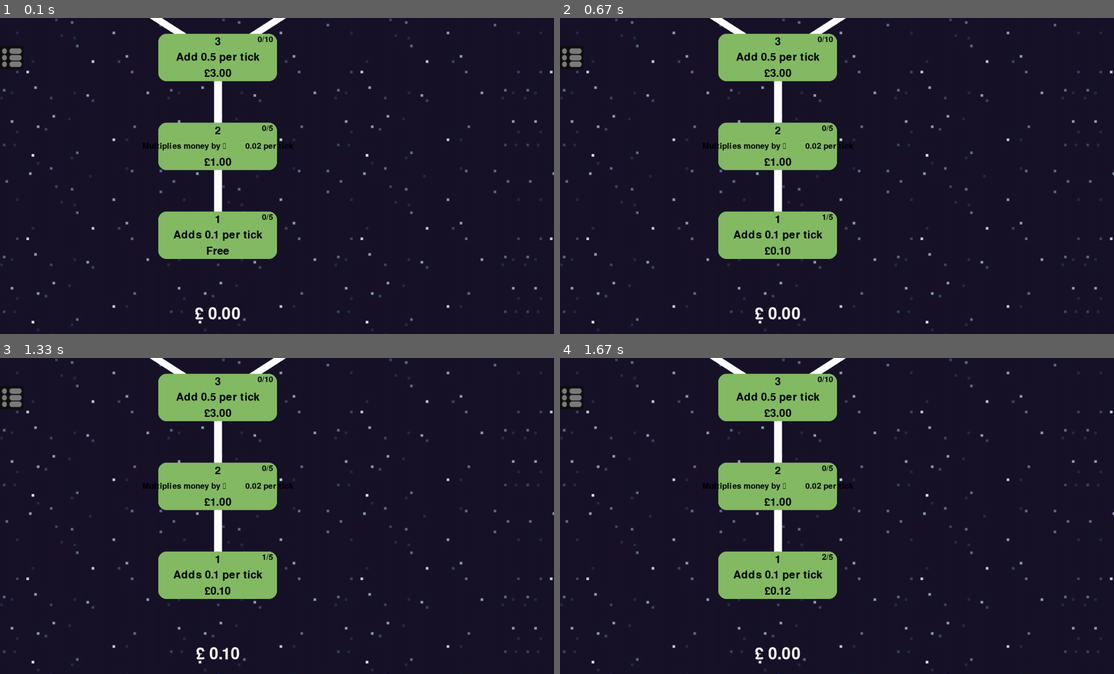
Above: before the commit, frames 1-4 (two rows, left to right).
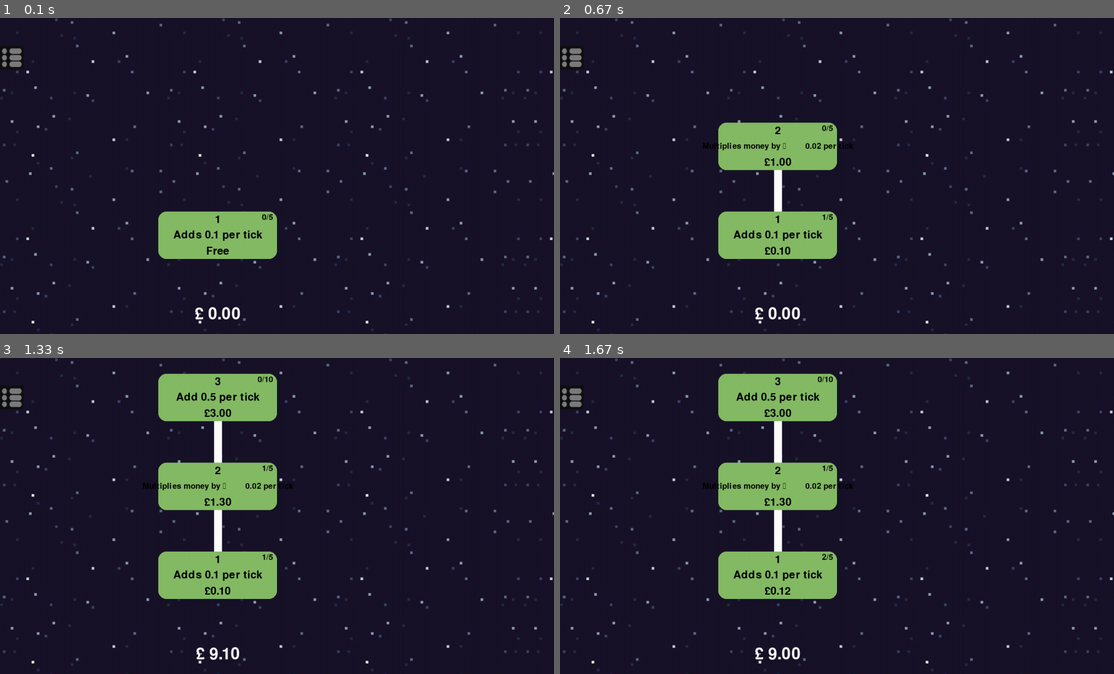
Above: after the commit, the same moments.

Repository: The-Anti/Pygame-Project
Game: pygame game, started from Project/Project.py
Two runs of this game, one before a commit and one after it. Both use one fixed random seed, a clock stepped at 60 frames per second and the inputs below.
Inputs (mouse positions are in pixels of both pictures, inside the frame that each line leads up to):
- Up to frame 1 (0.1 s): no input
- Up to frame 2 (0.67 s): press the mouse at (776, 236) at 0.37 s; move the mouse to (798, 163) at 0.47 s; release the mouse at (814, 90) at 0.6 s
- Up to frame 3 (1.33 s): press the mouse at (216, 484) at 1.2 s; move the mouse to (249, 443) at 1.3 s
- Up to frame 4 (1.67 s): release the mouse at (842, 402) at 1.43 s; press the mouse at (776, 576) at 1.53 s; move the mouse to (792, 553) at 1.63 s

The runs differ from the first frame. In frame 1, 7.1% of the frame differs, in the area x 25-53%, y 0-62%; in frame 2, 3.6%; in frame 3, 0.3%; in frame 4, 0.3%.

Commit message:
Update Project.py

Diff:
--- a/Project/Project.py
+++ b/Project/Project.py
@@ -12,7 +12,8 @@
 
 #abbreviating the money
 millnames = ['',' k',' M',' B',' T',' Qa', ' Qn', ' Sx', ' Sp', ' Oc', ' No', ' De', ' UDe', ' DDe', ' TDe', ' QaDe', ' QnDe', ' SxDe', ' SpDe', ' ODe', ' NDe'
-             ,' Vg', ' UVg', ' DVg', ' TVg', ' QaVg', ' QnVg', ' SxVg', ' SpVg', ' OVg', ' NVg', 'Tg']
+             ,' Vg', ' UVg', ' DVg', ' TVg', ' QaVg', ' QnVg', ' SxVg', ' SpVg', ' OVg', ' NVg', ' Tg', ' UTg', ' DTg', ' TTg', ' QaTg', ' QnTg', ' SxTg', ' SpTg'
+             , ' OTg', ' NTg', ' Qag', ' UQag', ' DQag', ' TQag', ' QaQg', ' QnQag', ' SxQag', ' SpQag', ' OQag', ' NQag', ' Qng']
 
 def millify(n):
     n = float(n)
@@ -57,6 +58,7 @@
 #-----------------------------------------------
 money = 0
 rebirths = 0
+rebirthFlag = False
 tps = 1000
 #-----------------------------------------------
 
@@ -77,7 +79,7 @@
 class button():
     #MAIN BUTTON THINGS
     #w, h, x, y, colour, number, desc, tSize, type, int, price, clicks, price_func
-    def __init__(self, w, h, x, y, colour, number, desc, tSize, type, int, price, clicks, price_func=None):   #All the variables for the button
+    def __init__(self, w, h, x, y, colour, number, desc, tSize, type, int, price, clicks, price_func=None, prevButton = None):   #All the variables for the button
         self.button = pygame.Surface((w,h),pygame.SRCALPHA)
         self.number = number
         self.colour = colour
@@ -98,27 +100,32 @@
         self.clicks = 0     #how many times you clicked
         self.maxClicks = clicks #how many times you can click
         self.clicked = False    #Boolean to check if button is clicked
-        self.flag = False       #Just a flag for threading
+        self.clickFlag = False       #Just a flag for threading
         self.price = price      #Variable for the price tag
         self.price_func = price_func    #Price scaling function
         self.ogPrice = price
+        self.prev = prevButton
+        self.previous = None
+        self.prevFlag = False
+        self.drawFlag = False
 
     def draw_button(self, colour):   #Setting up the variables to draw the button
         if self.clicked == True:
             colour = (83,137,51)
-        pygame.draw.rect(screen, colour, self.buttonRect, border_radius=20)
-
-        self.buttonRect = self.button.get_rect(center = self.pos)
-        screen.blit(self.button, self.buttonRect)
-        self.numberDisplayRect = self.numberDisplay.get_rect(center = (self.buttonRect.centerx, self.buttonRect.centery - 40))
-        screen.blit(self.numberDisplay, self.numberDisplayRect)
-        self.descRect = self.desc.get_rect(center = (self.buttonRect.centerx, self.buttonRect.centery))
-        screen.blit(self.desc, self.descRect)
-        self.draw_price()
-
-        self.upgradeCount = subberText.render(f'{self.clicks}/{self.maxClicks}', True, 'BLACK')
-        self.upgradeCountRect = self.upgradeCount.get_rect(topright = (self.buttonRect.centerx+140, self.buttonRect.centery-55))
-        screen.blit(self.upgradeCount, self.upgradeCountRect)
+
+        if self.drawFlag:
+            pygame.draw.rect(screen, colour, self.buttonRect, border_radius=20)
+            self.buttonRect = self.button.get_rect(center = self.pos)
+            screen.blit(self.button, self.buttonRect)
+            self.numberDisplayRect = self.numberDisplay.get_rect(center = (self.buttonRect.centerx, self.buttonRect.centery - 40))
+            screen.blit(self.numberDisplay, self.numberDisplayRect)
+            self.descRect = self.desc.get_rect(center = (self.buttonRect.centerx, self.buttonRect.centery))
+            screen.blit(self.desc, self.descRect)
+            self.draw_price()
+
+            self.upgradeCount = subberText.render(f'{self.clicks}/{self.maxClicks}', True, 'BLACK')
+            self.upgradeCountRect = self.upgradeCount.get_rect(topright = (self.buttonRect.centerx+140, self.buttonRect.centery-55))
+            screen.blit(self.upgradeCount, self.upgradeCountRect)
 
 
     def draw_price(self):     #Setting up the price box
@@ -134,8 +141,17 @@
     def get_center(self):
         return self.buttonRect.center
 
-    def link(self,y):
-        pygame.draw.line(screen, (255,255,255), self.buttonRect.center, y.get_center(), 20)
+    def getPrev(self):
+        if self.prev == None:
+            self.drawFlag = True
+        elif self.prev != None and len(previousMoneyButtons) != 0:
+            if self.prev in previousMoneyButtons:
+                self.previous = moneyButtons[self.prev-1]
+                self.drawFlag = True
+
+    def link(self):
+        if self.prev != None and self.previous != None:
+            pygame.draw.line(screen, (255,255,255), self.buttonRect.center, self.previous.get_center(), 20)
 
     def setPos(self):
         self.pos = pygame.Vector2(self.startingpos)
@@ -158,18 +174,23 @@
         if self.buttonRect.collidepoint(mousepos) and self.clicked == False and money >= self.price:    #If mouse is over a button, you can click it and you have enough money then...
             if self.clicks == (self.maxClicks - 1):
                 self.clicked = True     #Sets the clicked value to true and turns flag on
-            self.flag = True
+            self.clickFlag = True
             money -= self.price
             self.clicks += 1
+            self.prevFlag = True
+            if self.clicks == 1 and self.prevFlag == True:
+                previousMoneyButtons.append(self.number)
+
             if self.price_func:
                 self.price = round(self.price_func(self.price, self.clicks), 2)
+            return self.button
 
 
     def moneyIncrement(self):   #Used in the threading, just increases the money by a set amount
         global money
         global tps
         while True:
-            if self.flag == True:   #When button has been pressed
+            if self.clickFlag == True:   #When button has been pressed
                 if self.type == 'add':  #If its additive then add money by the value
                     money += round(self.clicks * self.int,4)
                 if self.type == 'mult': #If its multiplicitive then multiply money by the value
@@ -181,7 +202,7 @@
     def resetButton(self):
         self.clicks = 0
         self.clicked = False
-        self.flag = False
+        self.clickflag = False
         self.price = self.ogPrice    #MAIN BUTTON THINGS
 #----------------------------------------------------------------------------------------------------------------------
 
@@ -218,37 +239,35 @@
 #REBIRTH BUTTON CLASS (inheriting the button class)
 #-------------------------------------------------------------------------------
 class rButton(button):
-    def __init__(self, w, h, x, y, colour, number, desc, tSize, type, int, price, clicks, price_func=None):   #All the variables for the button
-        super().__init__(w, h, x, y, colour, number,desc, tSize, type, int, price, clicks, price_func)
+    def __init__(self, w, h, x, y, colour, number, desc, tSize, type, int, price, clicks, price_func=None, prevButton = None):   #All the variables for the button
+        super().__init__(w, h, x, y, colour, number,desc, tSize, type, int, price, clicks, price_func, prevButton)
         self.tick_upgrade_purchased = False
+        self.numberDisplay = subText.render(f'г{number}', True, 'Black')
 
     def draw_button(self, colour):   #Setting up the variables to draw the button
         if self.clicked == True:
             colour = (205, 124, 16)
-        pygame.draw.rect(screen, colour, self.buttonRect, border_radius=20)
-
-        self.buttonRect = self.button.get_rect(center = self.pos)
-        screen.blit(self.button, self.buttonRect)
-        self.numberDisplayRect = self.numberDisplay.get_rect(center = (self.buttonRect.centerx, self.buttonRect.centery - 40))
-        screen.blit(self.numberDisplay, self.numberDisplayRect)
-        self.descRect = self.desc.get_rect(center = (self.buttonRect.centerx, self.buttonRect.centery))
-        screen.blit(self.desc, self.descRect)
-        self.draw_price()
-
-        # self.upgradeCount = subberText.render(f'{self.clicks}/{self.maxClicks}', True, 'BLACK')
-        # self.upgradeCountRect = self.upgradeCount.get_rect(topright = (self.buttonRect.centerx+140, self.buttonRect.centery-55))
-        # screen.blit(self.upgradeCount, self.upgradeCountRect)
-
-        global rebirths
-        if self.type == 'rebirth':  #If its the rebirth button
-            if money / self.price >= 0.5:         #if you have enough for the rebirth
-                self.rebirthCount = subberText.render(f'{millify(pow((money/self.price), 0.95))}', True, 'BLACK')       #displays how much you will get from it
-                self.rebirthCountRect = self.rebirthCount.get_rect(topright = (self.buttonRect.centerx+140, self.buttonRect.centery-55))
-                screen.blit(self.rebirthCount, self.rebirthCountRect)
-        else:   #if its a rebirth upgrade button
-            self.upgradeCount = subberText.render(f'{self.clicks}/{self.maxClicks}', True, 'BLACK')     #display how many times u can upgrade it
-            self.upgradeCountRect = self.upgradeCount.get_rect(topright = (self.buttonRect.centerx+140, self.buttonRect.centery-55))
-            screen.blit(self.upgradeCount, self.upgradeCountRect)
+
+        if self.drawFlag:
+            pygame.draw.rect(screen, colour, self.buttonRect, border_radius=20)
+            self.buttonRect = self.button.get_rect(center = self.pos)
+            screen.blit(self.button, self.buttonRect)
+            self.numberDisplayRect = self.numberDisplay.get_rect(center = (self.buttonRect.centerx, self.buttonRect.centery - 40))
+            screen.blit(self.numberDisplay, self.numberDisplayRect)
+            self.descRect = self.desc.get_rect(center = (self.buttonRect.centerx, self.buttonRect.centery))
+            screen.blit(self.desc, self.descRect)
+            self.draw_price()
+
+            global rebirths
+            if self.type == 'rebirth':  #If its the rebirth button
+                if money / self.price >= 0.5:         #if you have enough for the rebirth
+                    self.rebirthCount = subberText.render(f'{millify(pow((money/self.price), 0.95))}', True, 'BLACK')       #displays how much you will get from it
+                    self.rebirthCountRect = self.rebirthCount.get_rect(topright = (self.buttonRect.centerx+140, self.buttonRect.centery-55))
+                    screen.blit(self.rebirthCount, self.rebirthCountRect)
+            else:   #if its a rebirth upgrade button
+                self.upgradeCount = subberText.render(f'{self.clicks}/{self.maxClicks}', True, 'BLACK')     #display how many times u can upgrade it
+                self.upgradeCountRect = self.upgradeCount.get_rect(topright = (self.buttonRect.centerx+140, self.buttonRect.centery-55))
+                screen.blit(self.upgradeCount, self.upgradeCountRect)
 
     def draw_price(self):     #Setting up the price box
         if self.price <= 0:     #If upgrade is free then display it to be free
@@ -262,22 +281,30 @@
         self.priceText_rect = self.display_subtext.get_rect(center=(self.buttonRect.centerx, self.buttonRect.centery + 40))  #setting up the position of the price text
         screen.blit(self.display_subtext, self.priceText_rect)  #drawing the price text
 
-    def get_center(self):
-        return self.buttonRect.center
-
-    def link(self,y):
-        pygame.draw.line(screen, (255,255,255), self.buttonRect.center, y.get_center(), 20)
-
-
+    def getPrev(self):
+        if self.prev == None:
+            self.drawFlag = True
+        elif self.prev != None and len(previousRebirthButtons) != 0:
+            if self.prev in previousRebirthButtons:
+                self.previous = rebirthButtons[self.prev]
+                self.drawFlag = True
+
+    def link(self):
+        if self.prev != None and self.previous != None:
+            pygame.draw.line(screen, (255,255,255), self.buttonRect.center, self.previous.get_center(), 20)
 
     def clickDetection(self, mousepos, camera):   #This is in the events area so only runs when you click the mouse button
         global money
         global rebirths
+        global rebirthFlag
         self.hitboxDetect(camera)
         if self.type == 'rebirth':
             if self.buttonRect.collidepoint(mousepos) and self.clicked == False and money >= self.price:    #If mouse is over a button, you can click it and you have enough money then...
                 rebirths += round(pow((money/self.price), 0.95),2)  #turns money into rebirths
                 money = 0
+                if rebirths > 0 and rebirthFlag == False:
+                    previousRebirthButtons.append(self.number)
+                    rebirthFlag = True
                 for i in moneyButtons:  #when rebirthed, resets all the money buttons
                     i.resetButton()
         else:
@@ -286,9 +313,12 @@
                     self.clicked = True
                 if self.type == 'tick':     #Just checks if you bought an upgrade that changes the tick
                     self.tick_upgrade_purchased = True  #If you did, says that you did
-                self.flag = True
+                self.clickFlag = True
                 rebirths -= self.price
                 self.clicks += 1
+                self.prevFlag = True
+                if self.clicks == 1 and self.prevFlag == True:
+                    previousMoneyButtons.append(self.number)
                 if self.price_func:
                     self.price = round(self.price_func(self.price, self.clicks), 2)
 
@@ -298,7 +328,7 @@
         global money
         global tps
         while True:
-            if self.flag == True:   #When button has been pressed
+            if self.clickFlag == True:   #When button has been pressed
                 if self.type == 'mult': #If its multiplicitive then multiply money by the value
                     money = money + (money * round(self.clicks * self.int,4))
                 if self.type == 'exp':  #If its exponential then do the money to the power of the value
@@ -368,22 +398,25 @@
 #Type = add (additive), mult (multiplicitive), exp (exponential), tick (changes ticks per second [input in ms])
 #-------------------------------------------------------------------------------
 # £ MONEY BUTTONS
-moneyUp1 = button(300, 120, 550, 550, moneyGreen, 1, 'Adds 0.1 per tick', subText, 'add', 0.1, 0, 5, price_func=b1Func)
-moneyUp2 = button(300,120,550,325, moneyGreen, 2, 'Multiplies money by \n        0.02 per tick', subberText, 'mult',0.02,1,5, price_func=b2Func)       #Don't forget to THREAD EACH BUTTON
-moneyUp3 = button(300,120,550,100, moneyGreen,3, 'Add 0.5 per tick', subText, 'add', 0.5, 3, 10, price_func = snowball)            #And to ADD THE CLICK DETECTION AND DRAW THE BUTTON IN THE WHILE LOOP
-moneyUp4 = button(300,120,200,-125, moneyGreen,4, 'Multiplies money by \n    0.05 per tick', subberText, 'mult', 0.1, 8, 10, price_func=default)            #And to ADD THE CLICK DETECTION AND DRAW THE BUTTON IN THE WHILE LOOP
-moneyUp5 = button(300,120,900,-125, moneyGreen,5, 'Money boosts itself', subText, 'exp', 0.05, 15, 1)            #And to ADD THE CLICK DETECTION AND DRAW THE BUTTON IN THE WHILE LOOP
+moneyUp1 = button(300, 120, 550, 550, moneyGreen, 1, 'Adds 0.1 per tick', subText, 'add', 10.1, 0, 5, price_func=b1Func)
+moneyUp2 = button(300,120,550,325, moneyGreen, 2, 'Multiplies money by \n        0.02 per tick', subberText, 'mult',0.02,1,5, price_func=b2Func, prevButton=1)       #Don't forget to THREAD EACH BUTTON
+moneyUp3 = button(300,120,550,100, moneyGreen,3, 'Add 0.5 per tick', subText, 'add', 0.5, 3, 10, price_func = snowball, prevButton=2)            #And to ADD THE CLICK DETECTION AND DRAW THE BUTTON IN THE WHILE LOOP
+moneyUp4 = button(300,120,200,-125, moneyGreen,4, 'Multiplies money by \n    0.05 per tick', subberText, 'mult', 0.1, 8, 10, price_func=default, prevButton=3)            #And to ADD THE CLICK DETECTION AND DRAW THE BUTTON IN THE WHILE LOOP
+moneyUp5 = button(300,120,900,-125, moneyGreen,5, 'Money boosts itself', subText, 'exp', 0.05, 15, 1, prevButton=3)            #And to ADD THE CLICK DETECTION AND DRAW THE BUTTON IN THE WHILE LOOP
 
 #Class for buttons
 moneyButtons = [moneyUp1, moneyUp2, moneyUp3, moneyUp4, moneyUp5]
+previousMoneyButtons = []
 
 #REBIRTH BUTTONS
-rebirthButton = rButton(300,120,2000,550,rebirthYellow,'г0','Rebirth',subText,'rebirth', 0, 100, 2)
-rebirth1 = rButton(300,120,2000,325,rebirthYellow,'г1','Multiply money by \n     0.02 per tick', subberText, 'mult', 0.02, 1, 25, price_func=default)
-rebirth2 = rButton(300,120,2000,100,rebirthYellow,'г2','Decreases ticks per \n  second by 0.05', subberText, 'tick', 50, 3, 10, price_func=default)
+rebirthButton = rButton(300,120,2000,550,rebirthYellow,0,'Rebirth',subText,'rebirth', 0, 100, 2)
+rebirth1 = rButton(300,120,2000,325,rebirthYellow,1,'Multiply money by \n     0.02 per tick', subberText, 'mult', 0.02, 1, 25, price_func=default, prevButton=0)
+rebirth2 = rButton(300,120,2350,550,rebirthYellow,2,'Decreases ticks per \n  second by 0.05', subberText, 'tick', 50, 3, 10, price_func=default, prevButton=0)
+rebirth3 = rButton(300,120,2000,775,rebirthYellow,3,'Money boosts itself by \n      0.01', subberText, 'exp', 0.01, 5, 100, price_func=default, prevButton=0)
 
 #Class for rebirth buttons
-rebirthButtons = [rebirthButton, rebirth1, rebirth2]
+rebirthButtons = [rebirthButton, rebirth1, rebirth2, rebirth3]
+previousRebirthButtons = []
 
 #UI BUTTONS
 menuButton = UIbutton(60,60,30,100)    #UI BUTTON VARIABLES ([Width], [Height], [X], [Y])
@@ -409,6 +442,8 @@
 tr1.start()                                                          #The .start() just starts the thread when it sees the flag has been turned on (button is pressed)
 tr2 = threading.Thread(target=rebirth2.moneyIncrement, daemon=True)
 tr2.start()
+tr3 = threading.Thread(target=rebirth3.moneyIncrement, daemon=True)
+tr3.start()
 #-------------------------------------------------------------------------------
 
 #Main game loop
@@ -477,26 +512,26 @@
 
     #Making rebirths visble on the screen
     rebirthText = text.render(f'Г {millify(rebirths)}', True, 'WHITE')   #Shows the value of the money (and rounds it to two decimal places)
-    text_pos = pygame.Vector2(2000, 750) - camera
+    text_pos = pygame.Vector2(1700, 550) - camera
     rebirthText_rect = rebirthText.get_rect(center=text_pos)
     screen.blit(rebirthText, rebirthText_rect)
 
     menuButton.draw_UIbutton(tinted_image_button)   #Draws the Menu Tab button to the screen
 
-    moneyUp1.link(moneyUp2)
-    moneyUp2.link(moneyUp3)
-    moneyUp3.link(moneyUp4)
-    moneyUp3.link(moneyUp5)
-
-    rebirthButton.link(rebirth1)
-    rebirth1.link(rebirth2)
-
     #Drawing money upgrade buttons
+    for i in moneyButtons:
+        i.getPrev()
+        i.link()
+
     for i in moneyButtons:
         i.changePos(camera)
         i.draw_button(moneyGreen)
 
     for i in rebirthButtons:
+        i.getPrev()
+        i.link()
+
+    for i in rebirthButtons:
         i.changePos(camera)
         i.draw_button(rebirthYellow)
 
